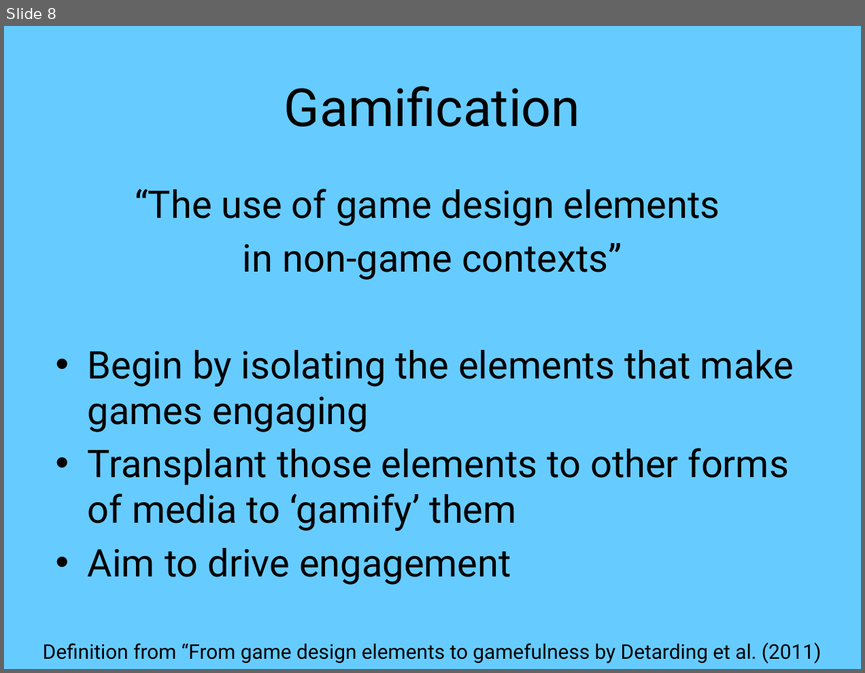
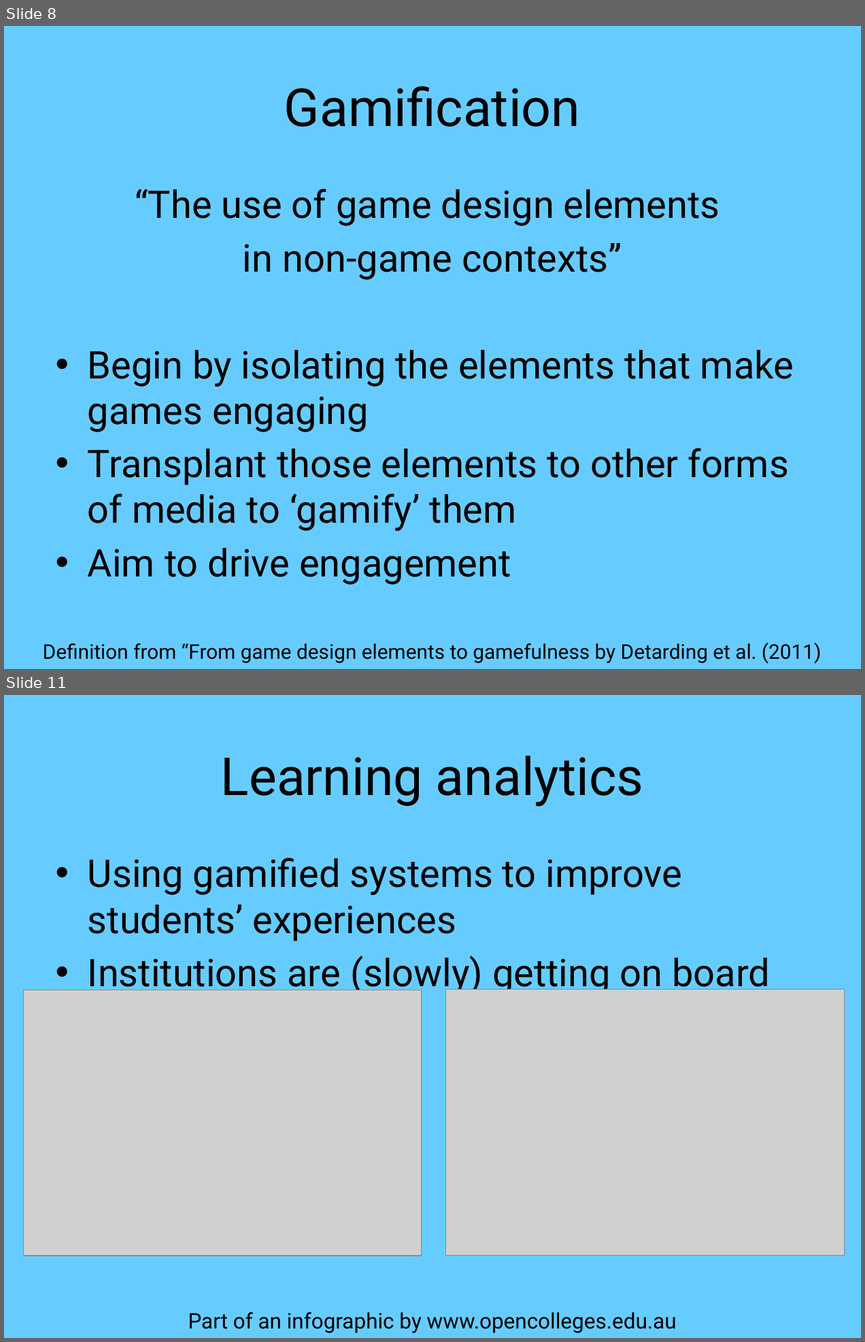
Before and after one commit to mcnutty26/dissertation, a slide deck: docs/presentation/master.pptx. Shown one above the other, each under a label of ours: slide 8 before the commit, slides 8 and 11 after it; the slides between them are not shown. The pictures are 865x673 and 865x1342 pixels, drawn with LibreOffice and Linux fonts; fonts in the diff are those of the drawing; grey boxes stand for pictures. Boxes give left, top, right and bottom in pixels: in the first picture for what was removed or moved away, otherwise in the second. Text is boxed around its words. In the diff, an @@ line names an element or a change of style, - is before the commit and + after.

```diff
--- a/docs/presentation/master.pptx
+++ b/docs/presentation/master.pptx
@@ slide 11 added at (4,695,861,1338), background #66CCFF @@
@@ title added at (221,756,643,807), 44 pt, text #000000 @@
+Learning analytics
@@ text added at (88,858,770,996), 32 pt, text #000000 @@
+• Using gamified systems to improve students’ experiences
+• Institutions are (slowly) getting on board with gamification
@@ picture added at (24,989,422,1255) @@
@@ picture added at (446,989,844,1255) @@
@@ text added at (188,1312,677,1333), 18 pt, text #000000 @@
+Part of an infographic by www.opencolleges.edu.au
```
Also in this commit, not shown: 4 slides changed, 3 other slides added.
